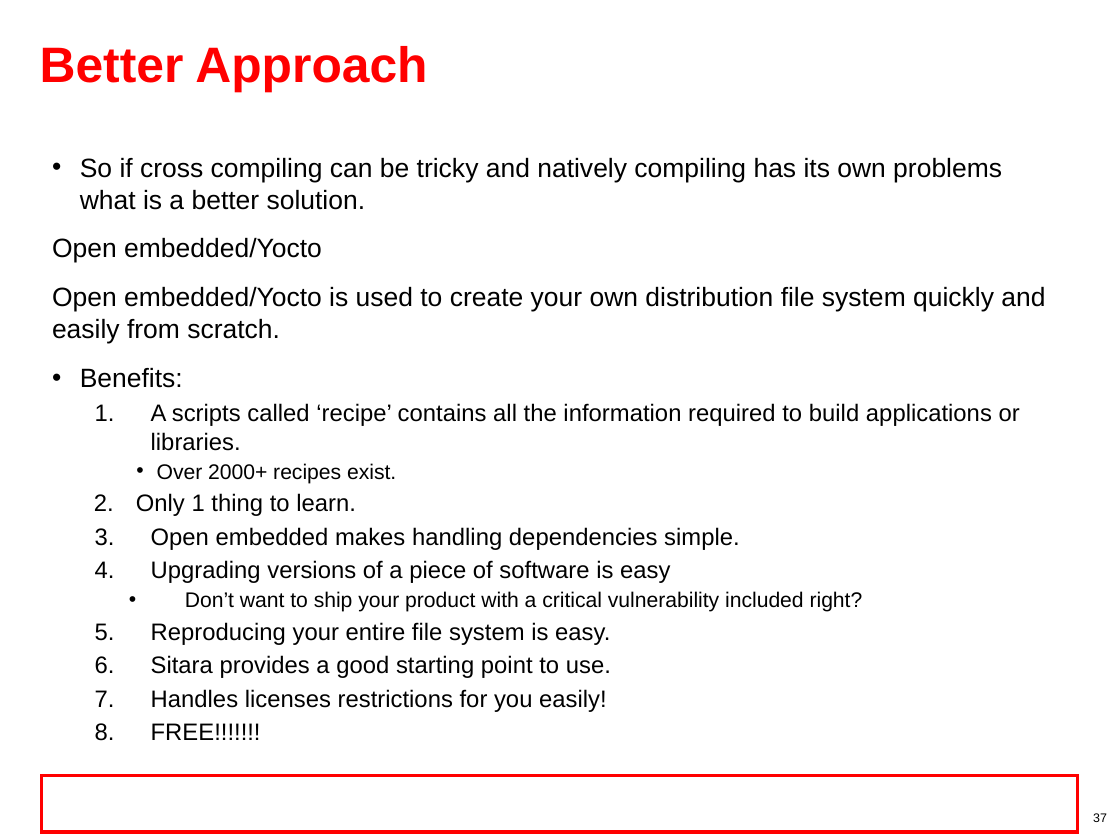
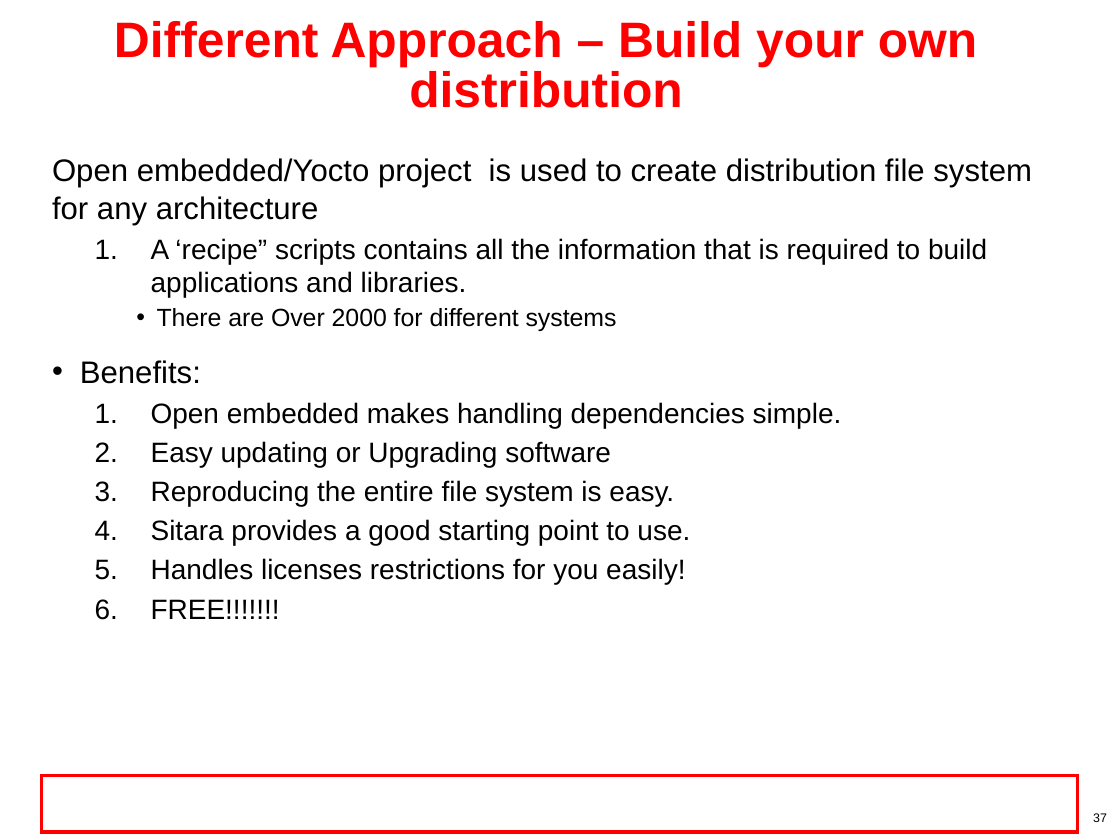
Before and after one commit to hari1989/keystone-workshop, a slide deck: slide 37 of preliminary/Working/presentations/Sitara/sitara_boot_camp_toolchain_Ran.pptx. Drawn at 1120x840 pixels with LibreOffice and Linux fonts; fonts in the diff are those of the drawing; background and template pictures are left out. Boxes give left, top, right and bottom in pixels: in the first picture for what was removed or moved away, otherwise in the second. Text is boxed around its words. In the diff, an @@ line names an element or a change of style, - is before the commit and + after.

Commit message:
More changes

```diff
--- a/preliminary/Working/presentations/Sitara/sitara_boot_camp_toolchain_Ran.pptx
+++ b/preliminary/Working/presentations/Sitara/sitara_boot_camp_toolchain_Ran.pptx
@@ title at box(114, 21, 978, 108): text changed @@
-Better Approach
+Different Approach – Build your own distribution
@@ text at box(52, 158, 1032, 331): text changed; size 17 to 18 pt @@
-• So if cross compiling can be tricky and natively compiling has its own problems what is a better solution.
-Open embedded/Yocto
-Open embedded/Yocto is used to create your own distribution file system quickly and easily from scratch.
+Open embedded/Yocto project is used to create distribution file system for any architecture
+  1. A ‘recipe” scripts contains all the information that is required to build applications and libraries.
+    • There are Over 2000 for different systems
@@ text at box(80, 360, 842, 619): size 17 to 20 pt in "Benefits:"; size 15.3 to 18 pt in "Open embedded makes handling dependencies simple.", "Sitara provides a good starting point to ...", "Handles licenses restrictions for you easily!", "FREE!!!!!!!"; more space between paragraphs @@
@@ text at box(136, 403, 1020, 516): paragraphs removed @@
-  1. A scripts called ‘recipe’ contains all the information required to build applications or libraries.
-    • Over 2000+ recipes exist.
-  2. Only 1 thing to learn.
@@ text at box(151, 441, 674, 506): text changed; size 15.3 to 18 pt @@
-  4. Upgrading versions of a piece of software is easy
-    • Don’t want to ship your product with a critical vulnerability included right?
-  5. Reproducing your entire file system is easy.
+  2. Easy updating or Upgrading software
+  3. Reproducing the entire file system is easy.
```
Also in this commit, not shown: 17 other slides changed.
